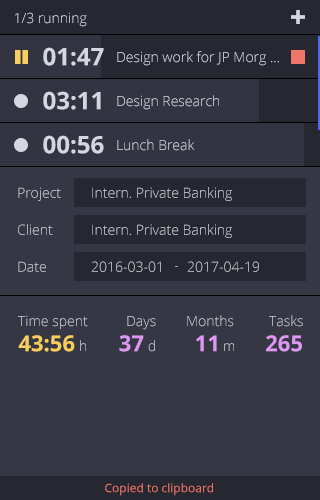
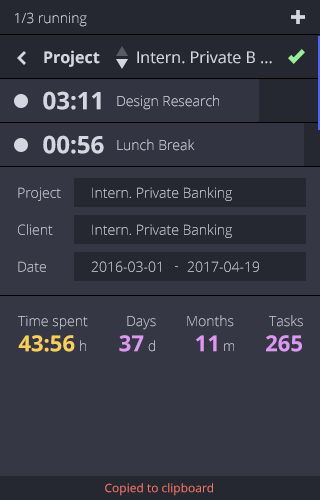
Two versions of the same layered image (320×500). Layer-by-layer changes:
showed group "Save State" (1st of 2, in "Display Mini") (34 layers) over 0, 35, 305, 78
hid group "Runing Hover State" (1st of 2, in "Display Mini") (22 layers) over 0, 35, 305, 78
